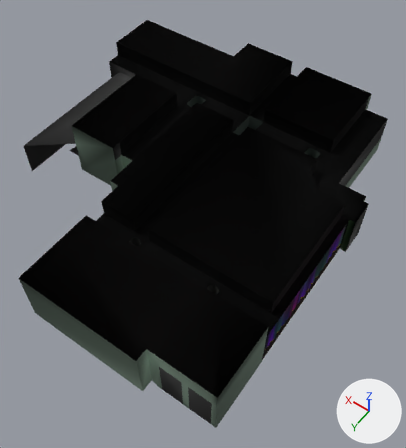
An edit to the glTF model assets/MainBarArea.glb, drawn before and after from the same camera.
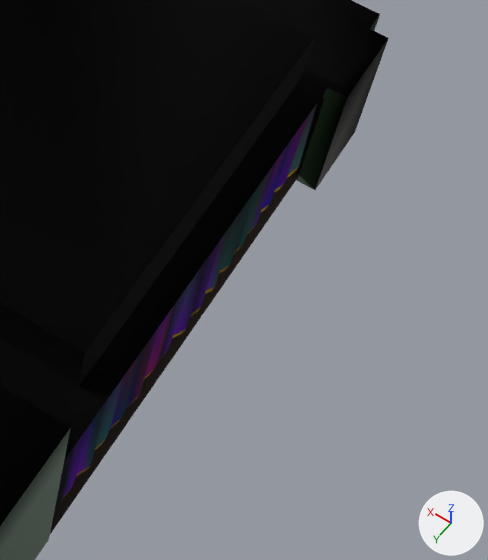
Each version appears first whole from a 50 mm lens placed at (-12.0, 18.0, 26.7), pointed at (0.1, 1.1, 0.1), and next in a close-up on the part from 61% to 99% of the width and 43% to 82% of the height. Every picture has the same lights, and +X, +Y and +Z are marked at lower right. Vertices at the same position are counted once.

The first close-up shows 'ROOM', 'ROOM.001', 'ROOM.002', 'ROOM.009', 'ROOM.011', 'ROOM.012', 'STAGECURTAIN'.
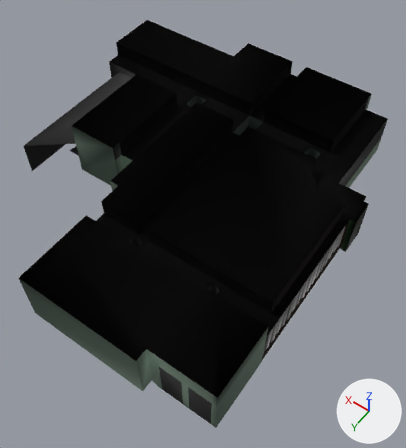
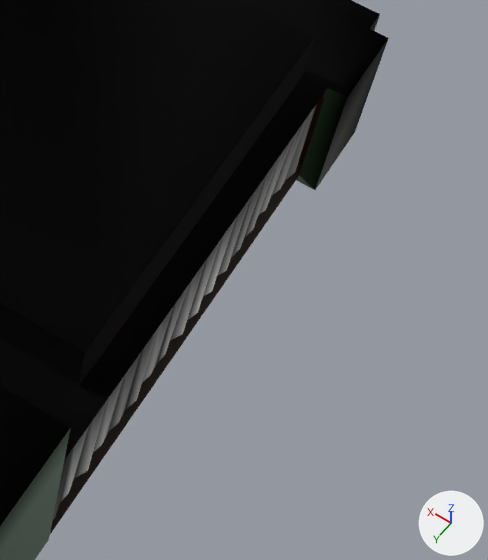
The change, as JSON lines over the scene's bpy script:
```json
{"block": "me_curve_027", "where": "# used by ob_stagecurtain; location = (1.03, -0.62, 0.0)"}
{"op": "remove", "block": "me_curve_027", "code": "me_curve_027.from_pydata(...)  # 102 vertices, 132 faces; spans x -8.4..-8.22, y -1.45..7.17, z 0.2..2.68"}
{"op": "add", "block": "me_curve_027", "code": "me_curve_027.from_pydata(...)  # 68 vertices, 66 faces; spans x -8.36..-8.24, y -1.45..7.17, z 0.18..2.68"}
{"block": "me_curve_027", "change": "me_curve_027 part 1"}
{"block": "me_curve_027", "change": "34 vertices are removed from x -8.36..-8.22, y -1.45..7.17, z 0.2..0.24"}
{"block": "me_curve_027", "change": "66 faces are deleted"}
{"block": "me_curve_027", "change": "13 vertices in x -8.36..-8.28, y -1.17..7.17, z 0.4..0.43 move by (0.03, 0.0, -0.21)"}
{"block": "me_curve_027", "change": "7 vertices in x -8.39..-8.34, y -0.94..6.38, z 0.41..0.43 move by (0.03, 0.0, -0.22)"}
{"block": "me_curve_027", "change": "6 vertices in x -8.29..-8.27, y -0.67..6.11, z 0.4..0.43 move by (0.03, 0.0, -0.2)"}
{"block": "me_curve_027", "change": "8 vertices move from x -8.4..-8.27, y -1.45..6.87, z 0.4..0.44 to x -8.36..-8.25, y -1.45..6.87, z 0.18..0.23"}
{"block": "me_curve_027", "change": "me_curve_027 part 2: 66 kept faces spanning x -8.36..-8.24, y -1.45..7.17, z 0.18..2.68 get new vertex colours"}
{"op": "remove", "block": "me_curve_027", "code": "me_curve_027.materials.append(mat_curtaintrim)"}
```

Pixel boxes [x1, y1, x2, y2] of what changed, in the close-ups (488 x 560 px):
```json
{"object": "STAGECURTAIN", "change": "reshaped", "before": [53, 104, 317, 519], "after": [53, 106, 316, 520]}
{"part": 1, "of": "me_curve_027", "change": "cut back", "before": [53, 166, 299, 519]}
{"part": 2, "of": "me_curve_027", "change": "recoloured", "before": [53, 104, 317, 517], "after": [53, 106, 316, 520]}
```
